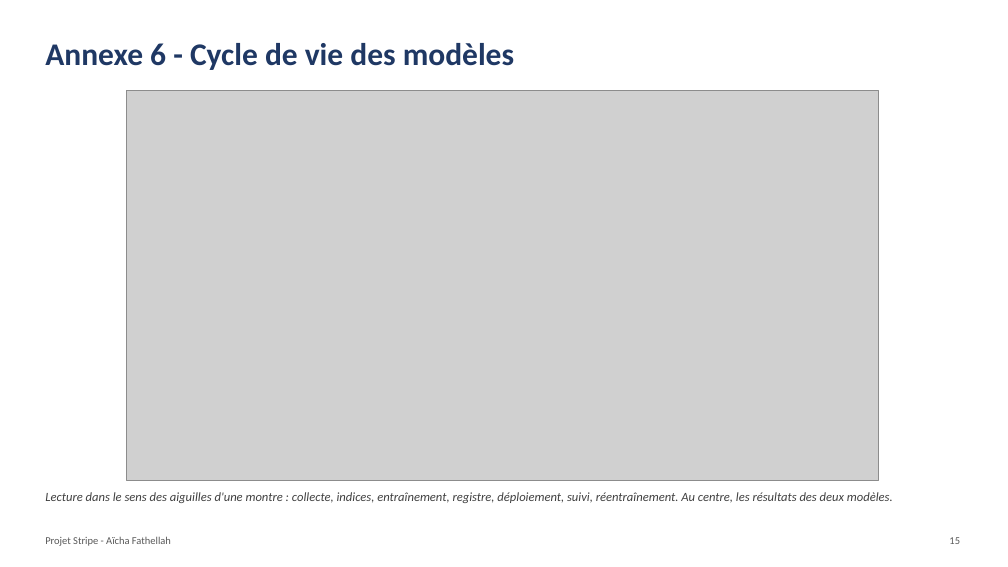
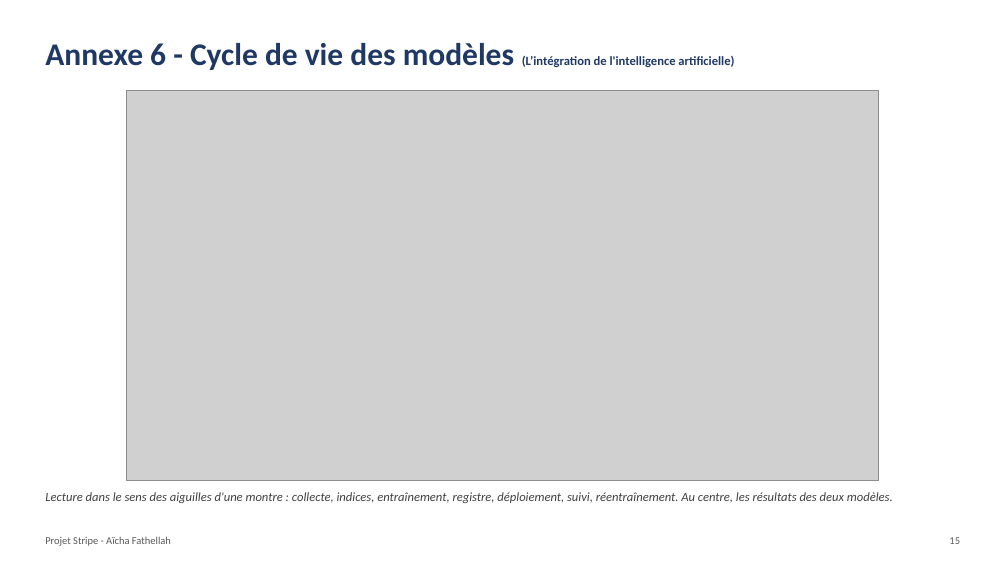
Before and after one commit to AichaFa/3-Projets_Lead, a slide deck: slide 15 of 2_Stripe_Business_Case/01_presentation/Presentation_Stripe.pptx. Drawn at 1008x567 pixels with LibreOffice and Linux fonts; fonts in the diff are those of the drawing; grey boxes stand for pictures. Boxes give left, top, right and bottom in pixels: in the first picture for what was removed or moved away, otherwise in the second. Text is boxed around its words. In the diff, an @@ line names an element or a change of style, - is before the commit and + after.

```diff
--- a/2_Stripe_Business_Case/01_presentation/Presentation_Stripe.pptx
+++ b/2_Stripe_Business_Case/01_presentation/Presentation_Stripe.pptx
@@ title at (45, 43, 734, 70): text changed; size 30 to 12 pt @@
-Annexe 6 - Cycle de vie des modèles
+Annexe 6 - Cycle de vie des modèles (L’intégration de l'intelligence artificielle)
```
Also in this commit, not shown: 10 other slides changed, 5 other files.
